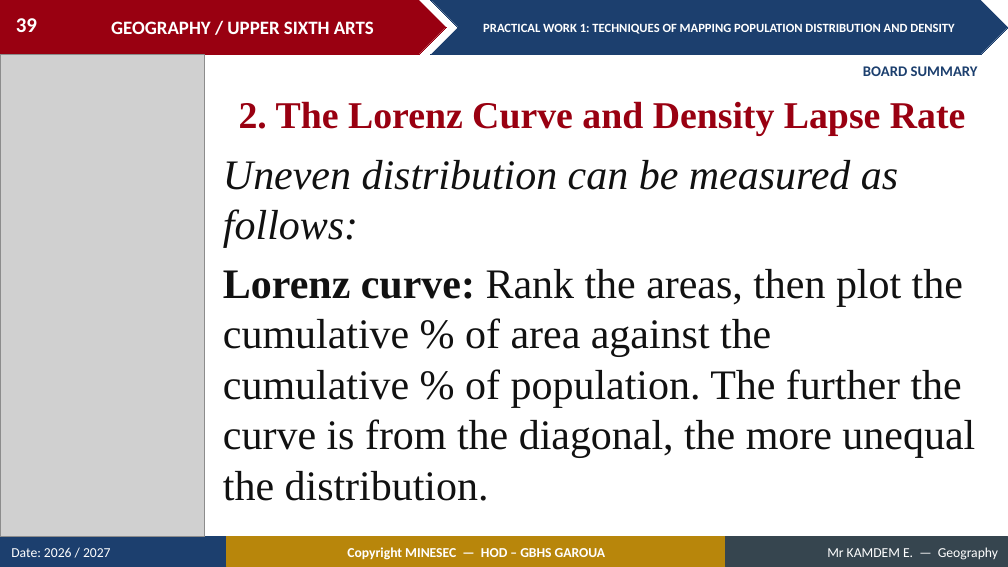
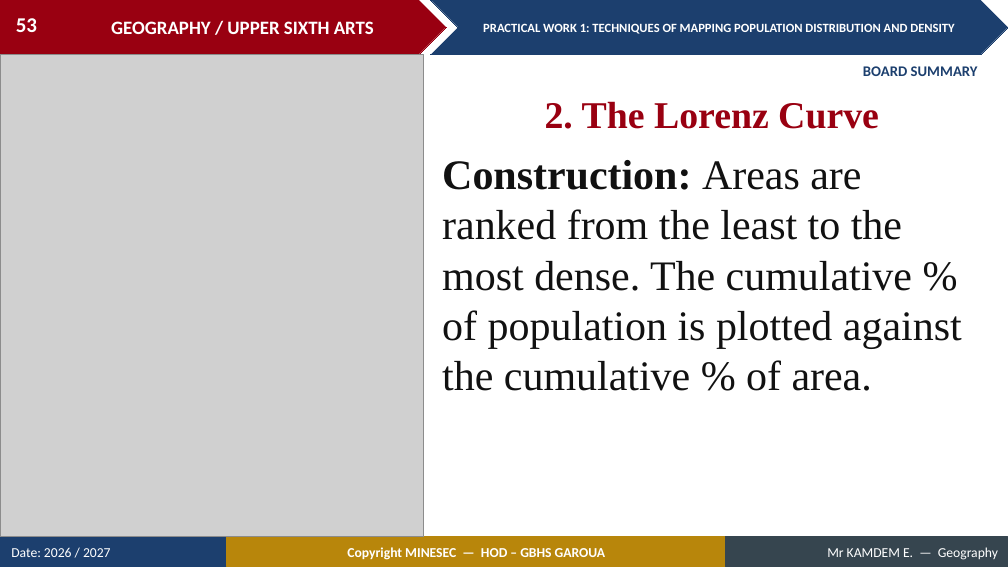
Before and after one commit to Berthautk/linea-github, a slide deck: slide 53 of lecons/USA/Population Geography/03_USA_POP_PW01_Techniques_of_Mapping_Population_Distribution_and_Density.pptx (slide 39 before the commit). Drawn at 1008x567 pixels with LibreOffice and Linux fonts; fonts in the diff are those of the drawing; grey boxes stand for pictures. Boxes give left, top, right and bottom in pixels: in the first picture for what was removed or moved away, otherwise in the second. Text is boxed around its words. In the diff, an @@ line names an element or a change of style, - is before the commit and + after.

```diff
--- a/lecons/USA/Population Geography/03_USA_POP_PW01_Techniques_of_Mapping_Population_Distribution_and_Density.pptx
+++ b/lecons/USA/Population Geography/03_USA_POP_PW01_Techniques_of_Mapping_Population_Distribution_and_Density.pptx
@@ page number at (x1=16, y1=18, x2=37, y2=32): text changed @@
-39
+53
@@ picture resized from (x1=0, y1=54, x2=204, y2=537) to (x1=0, y1=54, x2=423, y2=537) @@
@@ text at (x1=545, y1=101, x2=879, y2=129): text changed @@
-2. The Lorenz Curve and Density Lapse Rate
+2. The Lorenz Curve
@@ text at (x1=442, y1=160, x2=962, y2=391): text changed @@
-Uneven distribution can be measured as follows:
-Lorenz curve: Rank the areas, then plot the cumulative % of area against the cumulative % of population. The further the curve is from the diagonal, the more unequal the distribution.
+Construction: Areas are ranked from the least to the most dense. The cumulative % of population is plotted against the cumulative % of area.
```
Also in this commit, not shown: 36 other slides changed, 32 slides added, 10 slides removed, 9 other files.
